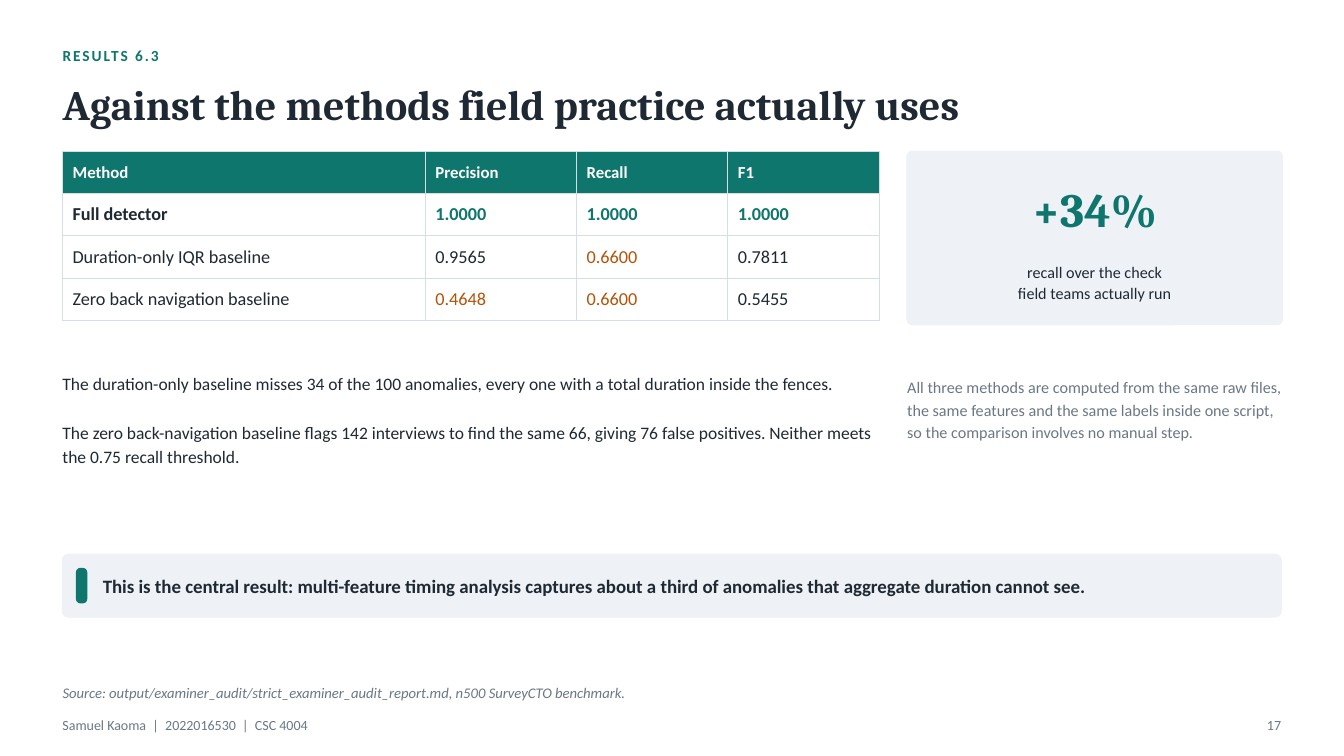
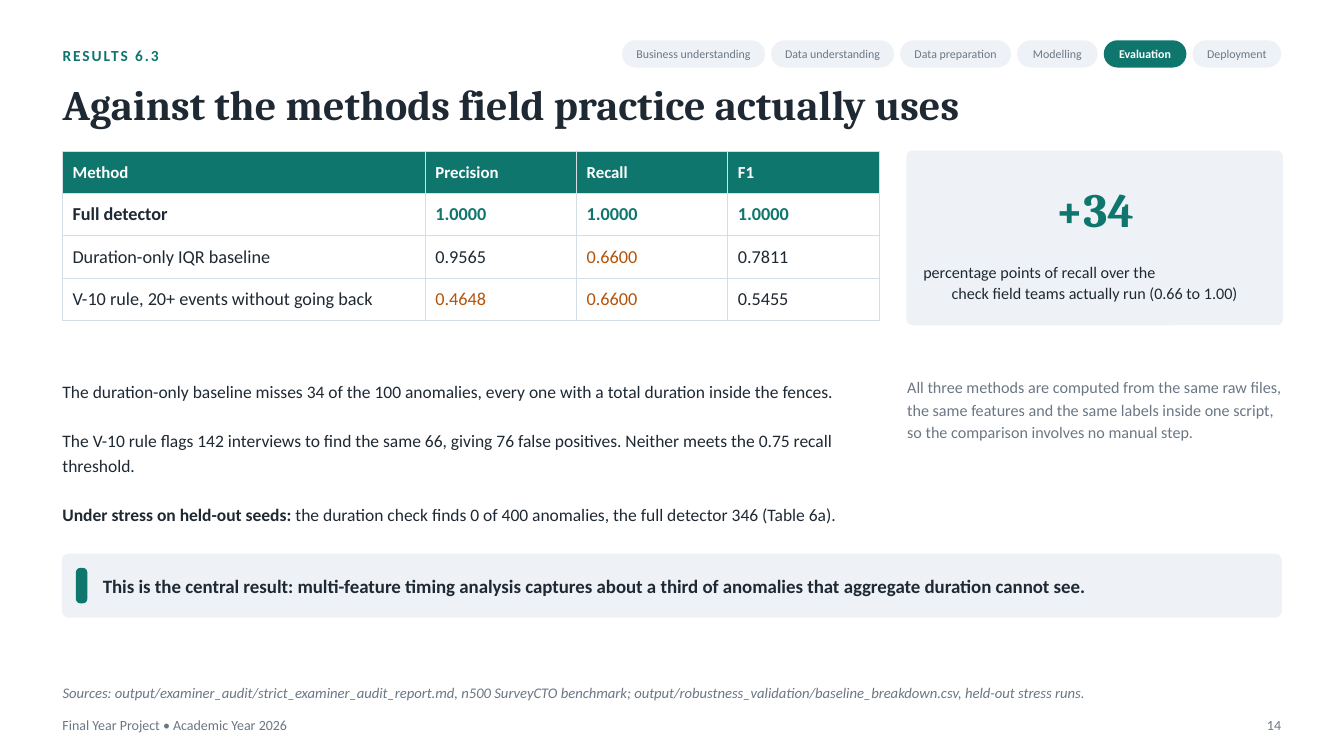
Before and after one commit to Samuelkaoma-eng/SKACE-TIME-DATA, a slide deck: slide 14 of docs/deliverables/Kaoma_Paradata_Presentation.pptx (slide 17 before the commit). Drawn at 1344x756 pixels with LibreOffice and Linux fonts; fonts in the diff are those of the drawing. Boxes give left, top, right and bottom in pixels: in the first picture for what was removed or moved away, otherwise in the second. Text is boxed around its words. In the diff, an @@ line names an element or a change of style, - is before the commit and + after.

Commit message:
Update the presentation deck
Recall gains in percentage points, the stress baseline on the baseline
slide, scaling as cost per interview, canonical profiles on the data slide,
data-quality flags named on the demo slide, and the reference check stated
as in Appendix E. Architecture now comes before data and lists the modules;
footer and slide numbers follow the template; 26 slides cut to 24.

```diff
--- a/docs/deliverables/Kaoma_Paradata_Presentation.pptx
+++ b/docs/deliverables/Kaoma_Paradata_Presentation.pptx
@@ rounded rectangle added at (622,40,765,68), fill #EEF2F6 @@
@@ text added at (636,50,751,60), 8.5 pt, text #6B7785 @@
+Business understanding
@@ rounded rectangle added at (771,40,894,68), fill #EEF2F6 @@
@@ text added at (785,50,880,60), 8.5 pt, text #6B7785 @@
+Data understanding
@@ rounded rectangle added at (900,40,1011,68), fill #EEF2F6 @@
@@ text added at (914,50,997,60), 8.5 pt, text #6B7785 @@
+Data preparation
@@ rounded rectangle added at (1017,40,1098,68), fill #EEF2F6 @@
@@ text added at (1033,50,1082,60), 8.5 pt, text #6B7785 @@
+Modelling
@@ rounded rectangle added at (1104,40,1187,68), fill #0F766E @@
@@ text added at (1119,49,1171,58), 8.5 pt, text #FFFFFF, bold @@
+Evaluation
@@ rounded rectangle added at (1193,40,1281,68), fill #EEF2F6 @@
@@ text added at (1207,50,1266,60), 8.5 pt, text #6B7785 @@
+Deployment
@@ table at (63,151,879,312) @@
-row 4, column 1: Zero back navigation baseline
+row 4, column 1: V-10 rule, 20+ events without going back
@@ text at (1055,194,1134,228): text changed @@
-+34%
++34
@@ text at (923,267,1237,302): text changed @@
-recall over the check
-field teams actually run
+percentage points of recall over the
+check field teams actually run (0.66 to 1.00)
@@ text at (62,435,836,524): text changed @@
-The zero back-navigation baseline flags 142 interviews to find the same 66, giving 76 false positives. Neither meets the 0.75 recall threshold.
+The V-10 rule flags 142 interviews to find the same 66, giving 76 false positives. Neither meets the 0.75 recall threshold.
+Under stress on held-out seeds: the duration check finds 0 of 400 anomalies, the full detector 346 (Table 6a).
@@ text at (63,688,1084,701): text changed @@
-Source: output/examiner_audit/strict_examiner_audit_report.md, n500 SurveyCTO benchmark.
+Sources: output/examiner_audit/strict_examiner_audit_report.md, n500 SurveyCTO benchmark; output/robustness_validation/baseline_breakdown.csv, held-out stress runs.
@@ text at (62,720,287,733): text changed @@
-Samuel Kaoma | 2022016530 | CSC 4004
+Final Year Project • Academic Year 2026
@@ page number at (1267,721,1281,730): text changed @@
-17
+14
```
Also in this commit, not shown: 9 other slides changed, 14 slides added, 21 slides removed.
